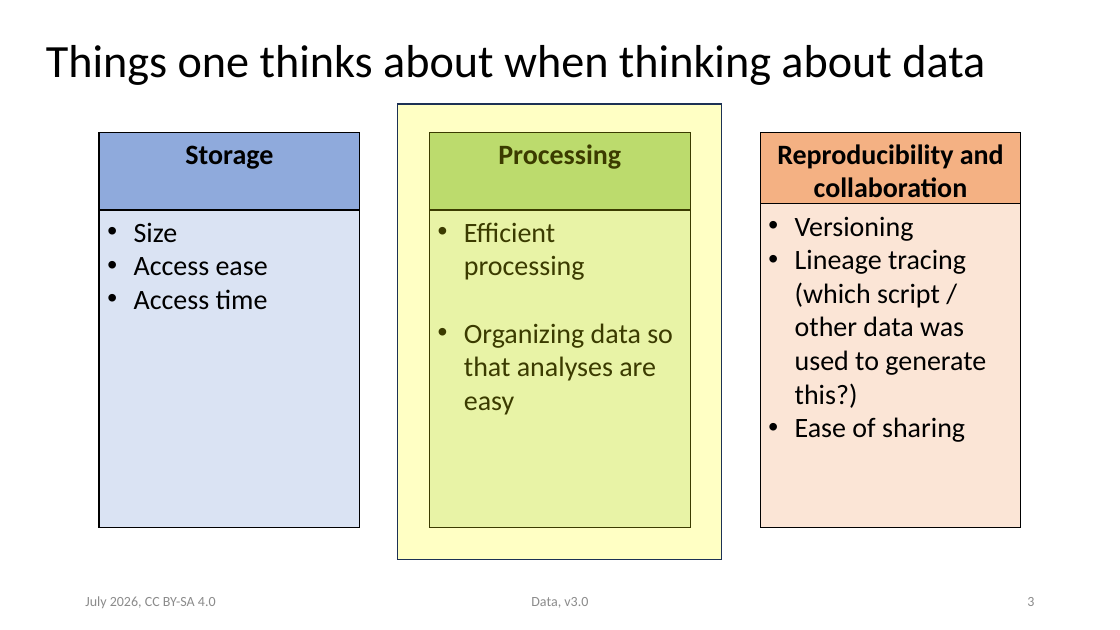
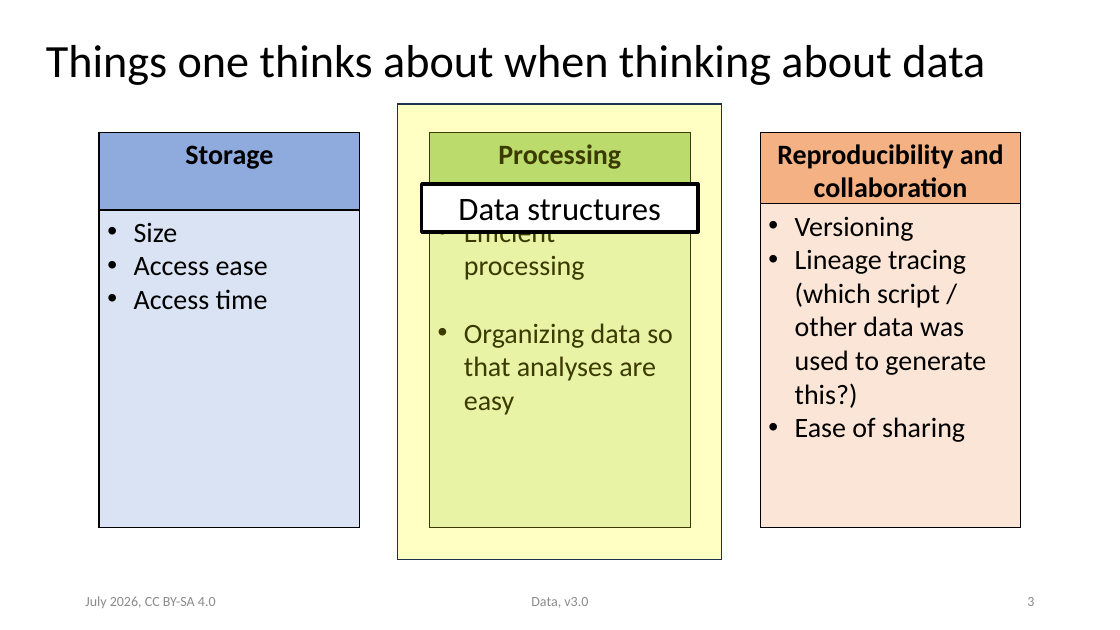
Before and after one commit to ASPP/data_class, a slide deck: slide 3 of data.pptx. Drawn at 1120x630 pixels with LibreOffice and Linux fonts; fonts in the diff are those of the drawing. Boxes give left, top, right and bottom in pixels: in the first picture for what was removed or moved away, otherwise in the second. Text is boxed around its words. In the diff, an @@ line names an element or a change of style, - is before the commit and + after.

```diff
--- a/data.pptx
+++ b/data.pptx
@@ rectangle added at bbox=[422, 184, 698, 232], fill #FFFFFF, outline #000000 3 pt, 28 pt, text #000000 @@
+Data structures
```
Also in this commit, not shown: 1 other file.
